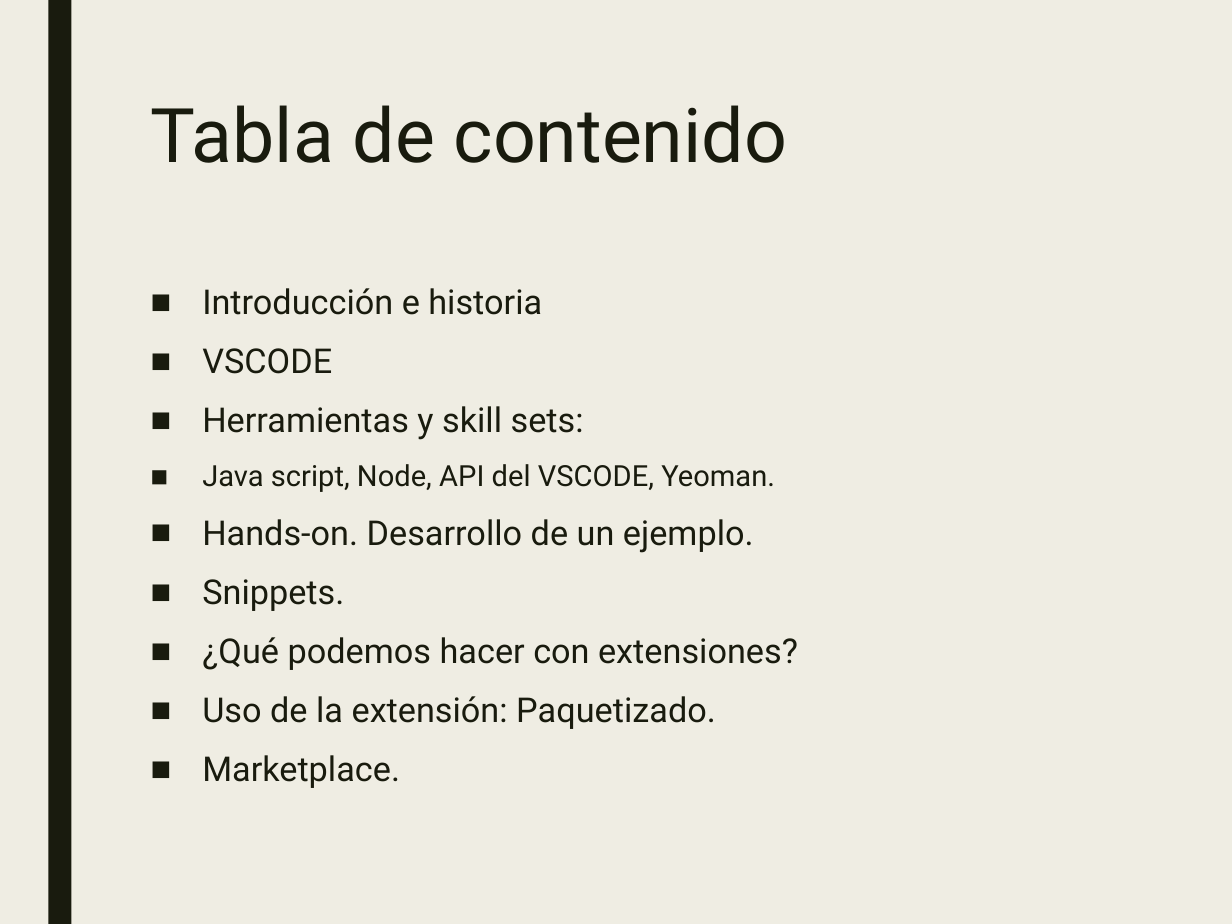
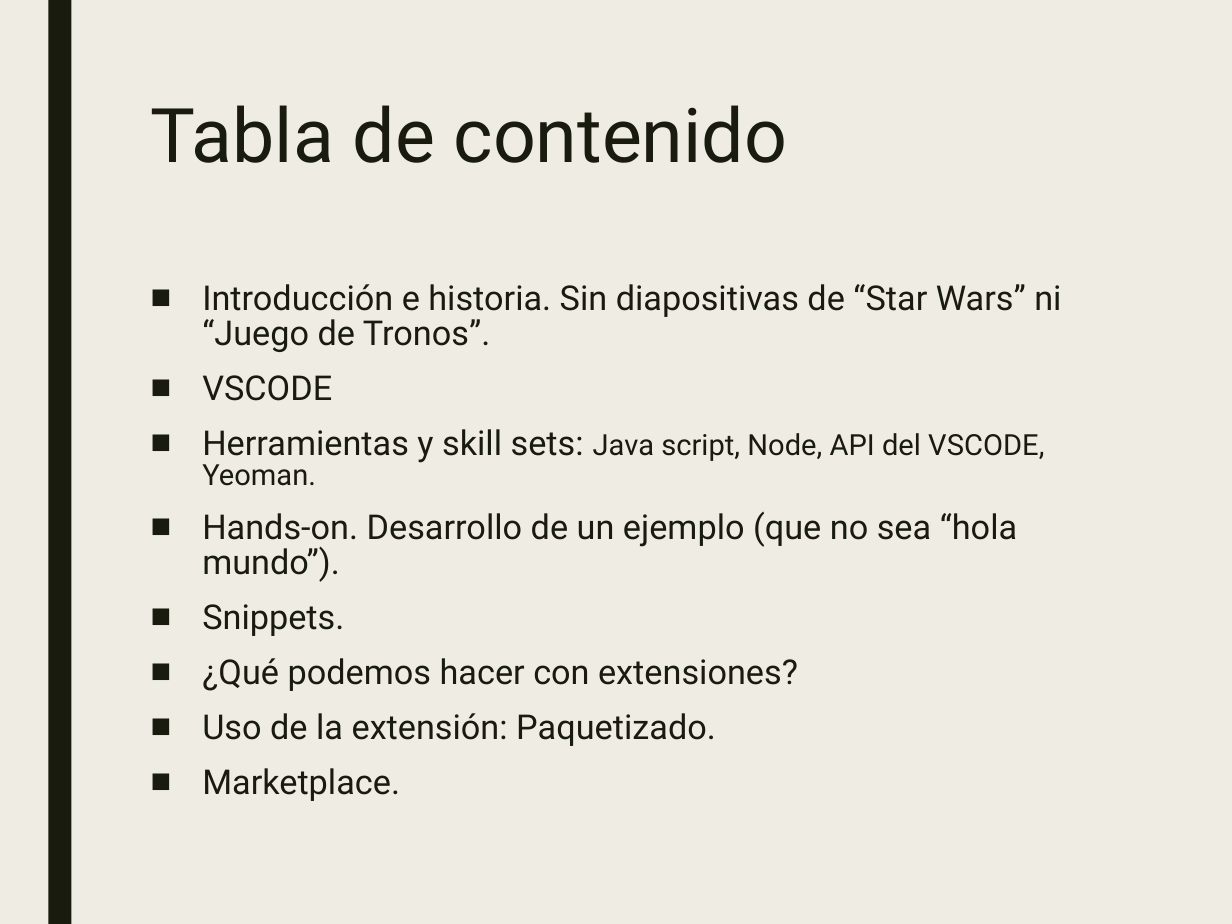
Before and after one commit to JalmarazMartn/dotnetrioja1, a slide deck: slide 2 of VSCODE Extensiones.ppt. Drawn at 1232x924 pixels with LibreOffice and Linux fonts; fonts in the diff are those of the drawing. Boxes give left, top, right and bottom in pixels: in the first picture for what was removed or moved away, otherwise in the second. Text is boxed around its words. In the diff, an @@ line names an element or a change of style, - is before the commit and + after.

```diff
--- a/VSCODE Extensiones.ppt
+++ b/VSCODE Extensiones.ppt
@@ text at (202,284,1061,352): text changed @@
-■ Introducción e historia
+■ Introducción e historia. Sin diapositivas de “Star Wars” ni “Juego de Tronos”.
@@ text at (202,375,798,801): line spacing 0.94 to 0.84 @@
@@ text at (202,429,1044,582): text changed @@
-■ Herramientas y skill sets:
-■ Java script, Node, API del VSCODE, Yeoman.
-■ Hands-on. Desarrollo de un ejemplo.
+■ Herramientas y skill sets: Java script, Node, API del VSCODE, Yeoman.
+■ Hands-on. Desarrollo de un ejemplo (que no sea “hola mundo”).
```
Also in this commit, not shown: 3 other slides changed.
